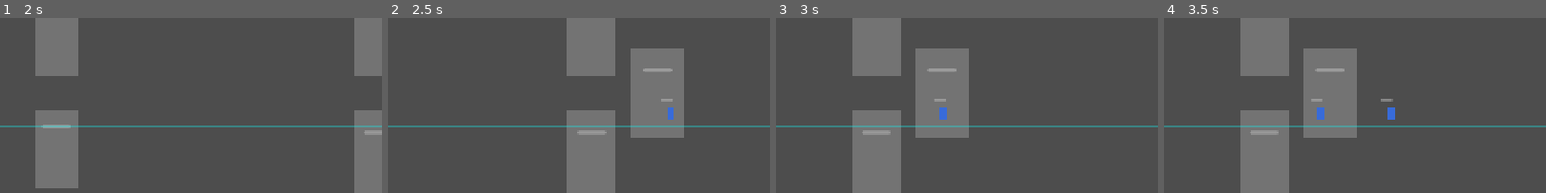
Above: before the commit, frames 1-4 (left to right).
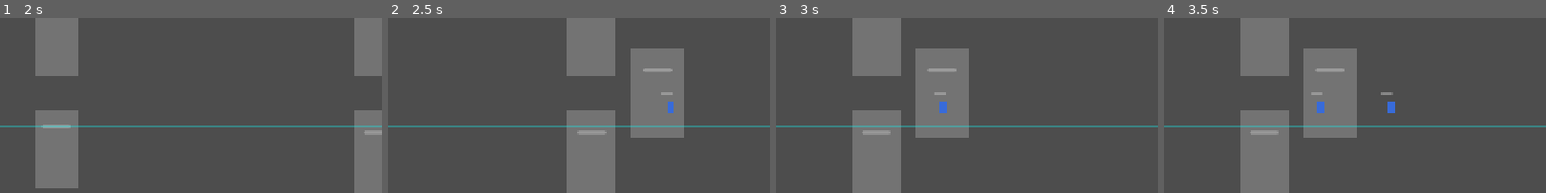
Above: after the commit, the same moments.

Repository: Fearawl/titan-inc
Game: Godot game, scene res://world/city/city_scene.tscn
The game is run twice, just before and just after one commit, with the same random seed, the same clock (stepped at 60 frames per second) and the same inputs.
Inputs (mouse positions are % of the whole screen's width and height, from its top left):
- Up to frame 1 (2 s): tap Enter (ui_accept) at 0.5, 0.77 s; move the mouse to (72, 54) at 0.52 s; hold Right (ui_right) 0.53-1.25 s; tap 1 at 0.6 s; click (72, 54) at 0.67 s; drag from (30, 67) to (45, 85) at 1.27 s
- Up to frame 2 (2.5 s): tap Enter (ui_accept) at 2 s; move the mouse to (60, 34) at 2.02 s; hold Right (ui_right) from 2.03 s (still down); tap 3 at 2.1 s
- Up to frame 3 (3 s): release Right (ui_right) at 2.75 s; drag from (45, 85) to (20, 42) at 2.77 s
- Up to frame 4 (3.5 s): no input
The pictures show only the part of the screen within x 50-100%, y 47-96%; the shares and areas given below are measured in that part.

Frame 1 is identical in both runs. In frame 2, 0.2% of the frame differs, in the area x 71-75%, y 42-59%; in frame 3, 0.2%; in frame 4, 0.5%, in the area x 38-61%, y 42-59%.

Commit message:
feat: add defense slots and road lane

Diff:
--- a/content/catalogs/content_catalog.gd
+++ b/content/catalogs/content_catalog.gd
@@ -5,6 +5,7 @@
 const DefenderTypeResourceScript := preload("res://content/defenders/defender_type_resource.gd")
 const StructureTypeResourceScript := preload("res://content/structures/structure_type_resource.gd")
 const ZoneResourceScript := preload("res://content/zones/zone_resource.gd")
+const DefenseSlotResourceScript := preload("res://world/defense_positions/defense_slot_resource.gd")
 const UnitBehaviorProfileResource := preload("res://content/behaviors/unit_behavior_profile_resource.gd")
 const ProjectileProfileResource := preload("res://content/projectiles/projectile_profile_resource.gd")
 
@@ -12,6 +13,7 @@
 var defender_types: Dictionary = {}
 var structure_types: Dictionary = {}
 var zones: Dictionary = {}
+var defense_slots: Dictionary = {}
 var behavior_profiles: Dictionary = {}
 var projectile_profiles: Dictionary = {}
 
@@ -23,6 +25,7 @@
 	defender_types = _load_resources("res://content/defenders", DefenderTypeResourceScript)
 	structure_types = _load_resources("res://content/structures", StructureTypeResourceScript)
 	zones = _load_resources("res://content/zones", ZoneResourceScript)
+	defense_slots = _load_resources("res://content/defense_slots", DefenseSlotResourceScript)
 	behavior_profiles = _load_resources("res://content/behaviors", UnitBehaviorProfileResource)
 	projectile_profiles = _load_resources("res://content/projectiles", ProjectileProfileResource)
 
@@ -34,6 +37,9 @@
 
 func get_zone(id: StringName) -> ZoneResource:
 	return zones.get(id) as ZoneResource
+
+func get_defense_slot(id: StringName) -> DefenseSlotResource:
+	return defense_slots.get(id) as DefenseSlotResource
 
 func get_behavior_profile(id: StringName) -> UnitBehaviorProfileResource:
 	return behavior_profiles.get(id) as UnitBehaviorProfileResource
--- /dev/null
+++ b/content/defense_slots/outer_tower_left_garrison.tres
@@ -0,0 +1,14 @@
+[gd_resource type="Resource" script_class="DefenseSlotResource" format=3]
+
+[ext_resource type="Script" path="res://world/defense_positions/defense_slot_resource.gd" id="1_0o5fj"]
+
+[resource]
+script = ExtResource("1_0o5fj")
+id = &"outer_tower_left_garrison"
+slot_type = 2
+capacity = 10
+position = Vector2(1200, 245)
+range_multiplier = 2.0
+leash_radius = 180.0
+allowed_defender_tags = Array[StringName]([&"tower_top", &"wall_top"])
+anchor_structure_id = &"outer_tower_left"
--- /dev/null
+++ b/content/defense_slots/outer_tower_melee.tres
@@ -0,0 +1,12 @@
+[gd_resource type="Resource" script_class="DefenseSlotResource" format=3]
+
+[ext_resource type="Script" path="res://world/defense_positions/defense_slot_resource.gd" id="1_s78tp"]
+
+[resource]
+script = ExtResource("1_s78tp")
+id = &"outer_tower_melee"
+capacity = 10
+position = Vector2(1135, 420)
+leash_radius = 230.0
+allowed_defender_tags = Array[StringName]([&"ground", &"gate_line"])
+anchor_structure_id = &"outer_tower_left"
--- /dev/null
+++ b/content/defense_slots/outer_tower_right_garrison.tres
@@ -0,0 +1,14 @@
+[gd_resource type="Resource" script_class="DefenseSlotResource" format=3]
+
+[ext_resource type="Script" path="res://world/defense_positions/defense_slot_resource.gd" id="1_7o1ir"]
+
+[resource]
+script = ExtResource("1_7o1ir")
+id = &"outer_tower_right_garrison"
+slot_type = 2
+capacity = 10
+position = Vector2(1200, 430)
+range_multiplier = 2.0
+leash_radius = 180.0
+allowed_defender_tags = Array[StringName]([&"tower_top", &"wall_top"])
+anchor_structure_id = &"outer_tower_right"
--- /dev/null
+++ b/content/defense_slots/suburb_house_ambush_a.tres
@@ -0,0 +1,13 @@
+[gd_resource type="Resource" script_class="DefenseSlotResource" format=3]
+
+[ext_resource type="Script" path="res://world/defense_positions/defense_slot_resource.gd" id="1_lree7"]
+
+[resource]
+script = ExtResource("1_lree7")
+id = &"suburb_house_ambush_a"
+slot_type = 3
+capacity = 3
+position = Vector2(430, 420)
+leash_radius = 160.0
+allowed_defender_tags = Array[StringName]([&"ground"])
+anchor_structure_id = &"suburb_house"
--- /dev/null
+++ b/content/defense_slots/wall_gate_melee.tres
@@ -0,0 +1,12 @@
+[gd_resource type="Resource" script_class="DefenseSlotResource" format=3]
+
+[ext_resource type="Script" path="res://world/defense_positions/defense_slot_resource.gd" id="1_di4vy"]
+
+[resource]
+script = ExtResource("1_di4vy")
+id = &"wall_gate_melee"
+capacity = 10
+position = Vector2(1780, 420)
+leash_radius = 260.0
+allowed_defender_tags = Array[StringName]([&"ground", &"gate_line"])
+anchor_structure_id = &"wall_gate"
--- /dev/null
+++ b/content/defense_slots/wall_tower_left_garrison.tres
@@ -0,0 +1,14 @@
+[gd_resource type="Resource" script_class="DefenseSlotResource" format=3]
+
+[ext_resource type="Script" path="res://world/defense_positions/defense_slot_resource.gd" id="1_2h8a3"]
+
+[resource]
+script = ExtResource("1_2h8a3")
+id = &"wall_tower_left_garrison"
+slot_type = 2
+capacity = 10
+position = Vector2(1740, 225)
+range_multiplier = 2.0
+leash_radius = 200.0
+allowed_defender_tags = Array[StringName]([&"tower_top", &"wall_top"])
+anchor_structure_id = &"wall_tower_left"
--- /dev/null
+++ b/content/defense_slots/wall_tower_right_garrison.tres
@@ -0,0 +1,14 @@
+[gd_resource type="Resource" script_class="DefenseSlotResource" format=3]
+
+[ext_resource type="Script" path="res://world/defense_positions/defense_slot_resource.gd" id="1_8utlw"]
+
+[resource]
+script = ExtResource("1_8utlw")
+id = &"wall_tower_right_garrison"
+slot_type = 2
+capacity = 10
+position = Vector2(1740, 435)
+range_multiplier = 2.0
+leash_radius = 200.0
+allowed_defender_tags = Array[StringName]([&"tower_top", &"wall_top"])
+anchor_structure_id = &"wall_tower_right"
--- /dev/null
+++ b/content/defense_slots/wooden_fence_melee.tres
@@ -0,0 +1,11 @@
+[gd_resource type="Resource" script_class="DefenseSlotResource" format=3]
+
+[ext_resource type="Script" path="res://world/defense_positions/defense_slot_resource.gd" id="1_36cm7"]
+
+[resource]
+script = ExtResource("1_36cm7")
+id = &"wooden_fence_melee"
+capacity = 10
+position = Vector2(610, 420)
+allowed_defender_tags = Array[StringName]([&"ground", &"gate_line"])
+anchor_structure_id = &"wooden_fence"
--- /dev/null
+++ b/systems/defense/defense_slot_coordinator.gd
@@ -0,0 +1,62 @@
+extends Node
+class_name DefenseSlotCoordinator
+
+var _slots: Array[DefenseSlotResource] = []
+var _slots_by_id: Dictionary = {}
+# Occupancy is runtime-only and rebuilt from slot resources whenever the scene loads.
+var _occupancy_by_id: Dictionary = {}
+
+func configure(slots: Array[DefenseSlotResource]) -> void:
+	_slots = slots.duplicate()
+	_slots_by_id.clear()
+	_occupancy_by_id.clear()
+	for slot in _slots:
+		if slot == null:
+			continue
+		_slots_by_id[slot.id] = slot
+		_occupancy_by_id[slot.id] = 0
+
+func claim_slot(defender_type: DefenderTypeResource) -> Dictionary:
+	for slot in _slots:
+		if slot == null or not _can_claim(slot, defender_type):
+			continue
+		_occupancy_by_id[slot.id] = int(_occupancy_by_id.get(slot.id, 0)) + 1
+		return _slot_payload(slot)
+	return {}
+
+func release_slot(slot_id: StringName) -> void:
+	if not _occupancy_by_id.has(slot_id):
+		return
+	_occupancy_by_id[slot_id] = maxi(int(_occupancy_by_id[slot_id]) - 1, 0)
+
+func slot_position(slot_id: StringName) -> Vector2:
+	var slot := _slots_by_id.get(slot_id) as DefenseSlotResource
+	return slot.position if slot != null else Vector2.ZERO
+
+func slot_range_multiplier(slot_id: StringName) -> float:
+	var slot := _slots_by_id.get(slot_id) as DefenseSlotResource
+	return slot.range_multiplier if slot != null else 1.0
+
+func slot_leash_radius(slot_id: StringName) -> float:
+	var slot := _slots_by_id.get(slot_id) as DefenseSlotResource
+	return slot.leash_radius if slot != null else 0.0
+
+func _can_claim(slot: DefenseSlotResource, defender_type: DefenderTypeResource) -> bool:
+	if int(_occupancy_by_id.get(slot.id, 0)) >= slot.capacity:
+		return false
+	if slot.allowed_defender_tags.is_empty():
+		return true
+	if defender_type == null:
+		return false
+	for tag in defender_type.preferred_position_types:
+		if slot.allowed_defender_tags.has(tag):
+			return true
+	return false
+
+func _slot_payload(slot: DefenseSlotResource) -> Dictionary:
+	return {
+		"id": slot.id,
+		"position": slot.position,
+		"range_multiplier": slot.range_multiplier,
+		"leash_radius": slot.leash_radius,
+	}
--- a/systems/spawning/defender_spawn_coordinator.gd
+++ b/systems/spawning/defender_spawn_coordinator.gd
@@ -3,6 +3,8 @@
 
 @export var registry_path: NodePath
 @export var catalog_path: NodePath
+@export var road_lane_path: NodePath
+@export var defense_slot_coordinator_path: NodePath
 @export var defender_scene: PackedScene
 @export var spawn_origin := Vector2(1900.0, 420.0)
 @export var max_alive := 8
@@ -24,6 +26,8 @@
 
 @onready var registry: BattleRegistry = get_node_or_null(registry_path) as BattleRegistry
 @onready var catalog: ContentCatalog = get_node_or_null(catalog_path) as ContentCatalog
+@onready var road_lane: RoadLane = get_node_or_null(road_lane_path) as RoadLane
+@onready var defense_slot_coordinator: DefenseSlotCoordinator = get_node_or_null(defense_slot_coordinator_path) as DefenseSlotCoordinator
 
 func _process(delta: float) -> void:
 	if registry == null or catalog == null or defender_scene == null:
@@ -58,7 +62,15 @@
 	if unit == null:
 		return
 	add_child(unit)
-	var position: Vector2 = DEFENSE_POSITIONS[randi() % DEFENSE_POSITIONS.size()]
-	unit.global_position = spawn_origin
+	var slot_payload := {}
+	if defense_slot_coordinator != null:
+		slot_payload = defense_slot_coordinator.claim_slot(defender_type)
+	var position: Vector2 = slot_payload["position"] if slot_payload.has("position") else DEFENSE_POSITIONS[randi() % DEFENSE_POSITIONS.size()]
+	unit.global_position = road_lane.point_at_x(spawn_origin.x) if road_lane != null else spawn_origin
 	unit.configure_defender(defender_type, position)
+	if defense_slot_coordinator != null and slot_payload.has("id"):
+		var slot_id: StringName = slot_payload["id"]
+		unit.defeated.connect(func(_actor: CombatActor) -> void:
+			defense_slot_coordinator.release_slot(slot_id)
+		)
 	registry.register_defender(unit)
--- a/tools/generate_initial_content.gd
+++ b/tools/generate_initial_content.gd
@@ -5,6 +5,7 @@
 const DefenderTypeResourceScript := preload("res://content/defenders/defender_type_resource.gd")
 const StructureTypeResourceScript := preload("res://content/structures/structure_type_resource.gd")
 const ZoneResourceScript := preload("res://content/zones/zone_resource.gd")
+const DefenseSlotResourceScript := preload("res://world/defense_positions/defense_slot_resource.gd")
 const UnitBehaviorProfileResource := preload("res://content/behaviors/unit_behavior_profile_resource.gd")
 const ProjectileProfileResource := preload("res://content/projectiles/projectile_profile_resource.gd")
 
@@ -27,6 +28,7 @@
 	_save_titans()
 	_save_defenders()
 	_save_structures()
+	_save_defense_slots()
 	_save_zones()
 	_finish()
 
@@ -37,6 +39,7 @@
 		"res://content/behaviors",
 		"res://content/projectiles",
 		"res://content/structures",
+		"res://content/defense_slots",
 		"res://content/zones",
 	]:
 		var err := DirAccess.make_dir_recursive_absolute(ProjectSettings.globalize_path(path))
@@ -251,6 +254,29 @@
 		structure.size = row[9]
 		_save("res://content/structures/%s.tres" % String(structure.id), structure)
 
+func _save_defense_slots() -> void:
+	var data := [
+		[&"suburb_house_ambush_a", DefenseSlotResourceScript.SlotType.AMBUSH, 3, Vector2(430, 420), 1.0, 160.0, [&"ground"], &"suburb_house"],
+		[&"wooden_fence_melee", DefenseSlotResourceScript.SlotType.MELEE_FRONT, 10, Vector2(610, 420), 1.0, 220.0, [&"ground", &"gate_line"], &"wooden_fence"],
+		[&"outer_tower_left_garrison", DefenseSlotResourceScript.SlotType.TOWER_GARRISON, 10, Vector2(1200, 245), 2.0, 180.0, [&"tower_top", &"wall_top"], &"outer_tower_left"],
+		[&"outer_tower_right_garrison", DefenseSlotResourceScript.SlotType.TOWER_GARRISON, 10, Vector2(1200, 430), 2.0, 180.0, [&"tower_top", &"wall_top"], &"outer_tower_right"],
+		[&"outer_tower_melee", DefenseSlotResourceScript.SlotType.MELEE_FRONT, 10, Vector2(1135, 420), 1.0, 230.0, [&"ground", &"gate_line"], &"outer_tower_left"],
+		[&"wall_gate_melee", DefenseSlotResourceScript.SlotType.MELEE_FRONT, 10, Vector2(1780, 420), 1.0, 260.0, [&"ground", &"gate_line"], &"wall_gate"],
+		[&"wall_tower_left_garrison", DefenseSlotResourceScript.SlotType.TOWER_GARRISON, 10, Vector2(1740, 225), 2.0, 200.0, [&"tower_top", &"wall_top"], &"wall_tower_left"],
+		[&"wall_tower_right_garrison", DefenseSlotResourceScript.SlotType.TOWER_GARRISON, 10, Vector2(1740, 435), 2.0, 200.0, [&"tower_top", &"wall_top"], &"wall_tower_right"],
+	]
+	for row in data:
+		var slot: Resource = DefenseSlotResourceScript.new()
+		slot.id = row[0]
+		slot.slot_type = row[1]
+		slot.capacity = row[2]
+		slot.position = row[3]
+		slot.range_multiplier = row[4]
+		slot.leash_radius = row[5]
+		slot.allowed_defender_tags = _string_names(row[6])
+		slot.anchor_structure_id = row[7]
+		_save("res://content/defense_slots/%s.tres" % String(slot.id), slot)
+
 func _save_zones() -> void:
 	var suburb: Resource = ZoneResourceScript.new()
 	suburb.id = &"suburb"
--- /dev/null
+++ b/world/battlefield/road_lane.gd
@@ -0,0 +1,10 @@
+extends Node2D
+class_name RoadLane
+
+@export var road_y := 420.0
+@export var min_x := 0.0
+@export var max_x := 2300.0
+
+# Simple MVP road model until full battlefield pathfinding is introduced.
+func point_at_x(x: float) -> Vector2:
+	return Vector2(clampf(x, min_x, max_x), road_y)
--- a/world/city/city_scene.gd
+++ b/world/city/city_scene.gd
@@ -5,13 +5,25 @@
 @onready var catalog: ContentCatalog = $ContentCatalog
 @onready var registry: BattleRegistry = $BattleRegistry
 @onready var structures_root: Node2D = $Structures
+@onready var defense_slot_coordinator: DefenseSlotCoordinator = $DefenseSlotCoordinator
 
 func _ready() -> void:
 	SignalBus.save_loaded.connect(_on_save_loaded)
 	SaveService.load_game()
 	if catalog.titan_types.is_empty():
 		catalog.load_all()
+	_configure_defense_slots()
 	_spawn_structures()
+
+func _configure_defense_slots() -> void:
+	if defense_slot_coordinator == null:
+		return
+	var slots: Array[DefenseSlotResource] = []
+	for slot in catalog.defense_slots.values():
+		var typed := slot as DefenseSlotResource
+		if typed != null:
+			slots.append(typed)
+	defense_slot_coordinator.configure(slots)
 
 func _spawn_structures() -> void:
 	if destructible_scene == null:
--- a/world/city/city_scene.tscn
+++ b/world/city/city_scene.tscn
@@ -14,6 +14,8 @@
 [ext_resource type="Script" path="res://systems/camera/horizontal_camera_controller.gd" id="12_camera"]
 [ext_resource type="PackedScene" path="res://ui/debug/debug_hud.tscn" id="13_hud"]
 [ext_resource type="Script" path="res://world/battlefield/battle_lane.gd" id="14_battle_lane"]
+[ext_resource type="Script" path="res://world/battlefield/road_lane.gd" id="15_road_lane"]
+[ext_resource type="Script" path="res://systems/defense/defense_slot_coordinator.gd" id="16_defense_slots"]
 
 [node name="CityScene" type="Node2D"]
 script = ExtResource("1_city")
@@ -38,6 +40,15 @@
 titan_spawn_x_variance = 30.0
 debug_visible = true
 
+[node name="RoadLane" type="Node2D" parent="."]
+script = ExtResource("15_road_lane")
+road_y = 420.0
+min_x = 0.0
+max_x = 2300.0
+
+[node name="DefenseSlotCoordinator" type="Node" parent="."]
+script = ExtResource("16_defense_slots")
+
 [node name="TitanSpawnCoordinator" type="Node" parent="."]
 script = ExtResource("6_titan_spawn")
 registry_path = NodePath("../BattleRegistry")
@@ -51,6 +62,8 @@
 script = ExtResource("8_defender_spawn")
 registry_path = NodePath("../BattleRegistry")
 catalog_path = NodePath("../ContentCatalog")
+road_lane_path = NodePath("../RoadLane")
+defense_slot_coordinator_path = NodePath("../DefenseSlotCoordinator")
 defender_scene = ExtResource("9_defender")
 spawn_origin = Vector2(1960, 430)
 max_alive = 8
--- /dev/null
+++ b/world/defense_positions/defense_slot_resource.gd
@@ -0,0 +1,19 @@
+extends Resource
+class_name DefenseSlotResource
+
+enum SlotType {
+	MELEE_FRONT,
+	RANGED_GROUND,
+	TOWER_GARRISON,
+	AMBUSH,
+	FALLBACK,
+}
+
+@export var id: StringName
+@export var slot_type := SlotType.MELEE_FRONT
+@export var capacity := 1
+@export var position := Vector2.ZERO
+@export var range_multiplier := 1.0
+@export var leash_radius := 220.0
+@export var allowed_defender_tags: Array[StringName] = []
+@export var anchor_structure_id: StringName
Not shown, added: systems/defense/defense_slot_coordinator.gd.uid
Not shown, added: world/battlefield/road_lane.gd.uid
Not shown: 1 places in world/city/city_scene.tscn that only renumber resources
Not shown, added: world/defense_positions/defense_slot_resource.gd.uid
